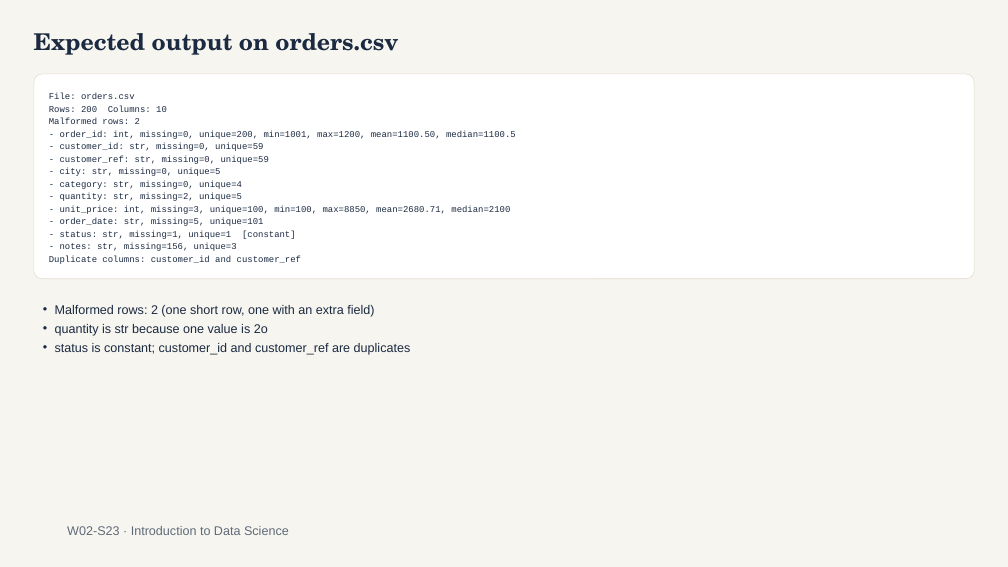
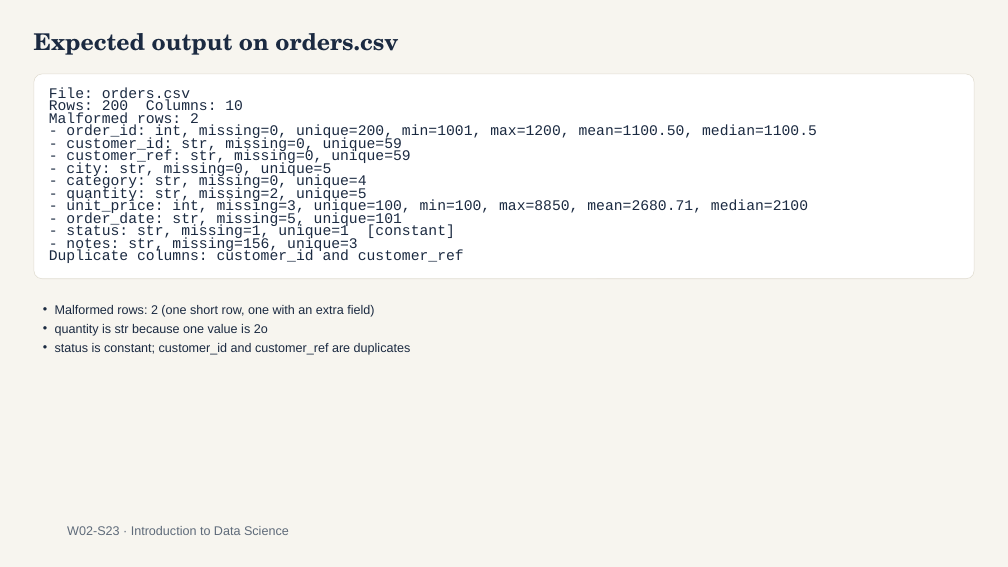
Before and after one commit to a6dulrauf/introduction-to-data-science-fall26, a slide deck: slide 23 of week 2/Intro to Data Science — Week 2 Python for Data Work.pptx. Drawn at 1008x567 pixels with LibreOffice and Linux fonts; fonts in the diff are those of the drawing. Boxes give left, top, right and bottom in pixels: in the first picture for what was removed or moved away, otherwise in the second. Text is boxed around its words. In the diff, an @@ line names an element or a change of style, - is before the commit and + after.

```diff
--- a/week 2/Intro to Data Science — Week 2 Python for Data Work.pptx
+++ b/week 2/Intro to Data Science — Week 2 Python for Data Work.pptx
@@ rounded rectangle "File: orders.csv" at (34, 74, 975, 279): size 8.5 to 14 pt @@
```
Also in this commit, not shown: 4 other slides changed.
